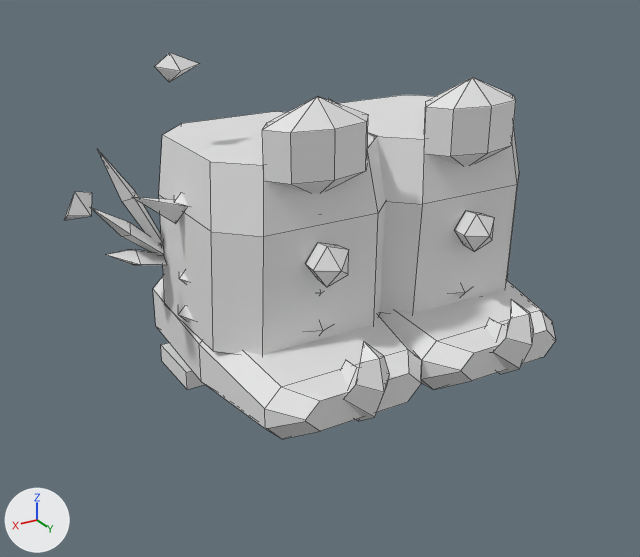
The FBX model roblox/art/armor/shoes_tier4_transcendent.fbx: old version first, new version second.
Rendered twice from a 50 mm lens placed at (2.77, 4.36, -1.13), pointed at (0.38, 0.37, -3.12). Every picture has the same lights, and +X, +Y and +Z are marked at lower left. The picture after the commit comes second. Mesh edges are drawn as thin lines. Where no turn or scale is listed for an object, it has been applied to the vertices.

The older version as bpy lines, for what is in view:
```python
ob_boot_l = bpy.data.objects.new('Boot_L', me_boot_l)
ob_boot_l.location = (-0.5, 0.0, -3.55)
ob_boot_l_trim = bpy.data.objects.new('Boot_L_Trim', me_boot_l_trim)
ob_boot_l_trim.location = (-0.5, 0.0, -3.55)
ob_boot_r = bpy.data.objects.new('Boot_R', me_boot_r)
ob_boot_r.location = (0.5, 0.0, -3.55)
ob_boot_r_trim = bpy.data.objects.new('Boot_R_Trim', me_boot_r_trim)
ob_boot_r_trim.location = (0.5, 0.0, -3.55)
ob_greave_l_glow = bpy.data.objects.new('Greave_L_Glow', me_greave_l_glow)
ob_greave_l_glow.location = (-0.5, 0.0, -2.8)
ob_greave_r = bpy.data.objects.new('Greave_R', me_greave_r)
ob_greave_r.location = (0.5, 0.0, -2.8)
ob_greave_r_glow = bpy.data.objects.new('Greave_R_Glow', me_greave_r_glow)
ob_greave_r_glow.location = (0.5, 0.0, -2.8)
ob_greave_r_grade = bpy.data.objects.new('Greave_R_Grade', me_greave_r_grade)
ob_greave_r_grade.location = (0.5, 0.0, -2.8)
ob_greave_r_trim = bpy.data.objects.new('Greave_R_Trim', me_greave_r_trim)
ob_greave_r_trim.location = (0.5, 0.0, -2.8)
# also in view: 'Greave_L' at (-0.5, 0.09, -2.72)
```
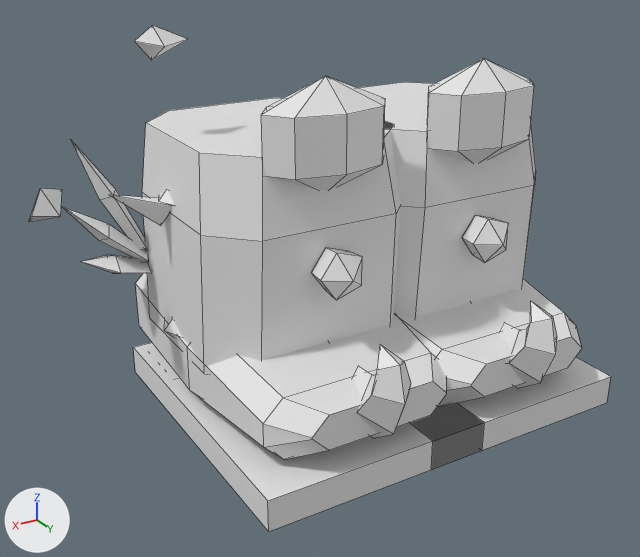
Pixel boxes (x1, y1, x2, y2) of what changed, in the pictures (640 x 557 px; the box of a moved part takes in the faces that stretch with it):
'Greave_R', rescaled (16% wider, 16% taller): before (64, 53, 385, 355); after (29, 25, 400, 374)
'Boot_R', reshaped: before (153, 277, 422, 439); after (133, 273, 446, 532)
'Greave_L', rescaled: before (337, 77, 519, 314); after (358, 59, 536, 318)
'Boot_L', reshaped: before (379, 281, 556, 390); after (395, 279, 611, 469)
'Greave_R_Grade', rescaled (11% wider, 10% taller): before (91, 150, 332, 334); after (63, 140, 330, 342)
'Boot_R_Trim', moved, rescaled (18% wider, 17% taller): before (341, 341, 390, 421); after (353, 344, 411, 438)
'Boot_L_Trim', moved, rescaled (18% wider, 17% taller): before (486, 300, 534, 374); after (500, 301, 557, 388)
'Greave_R_Glow', moved, rescaled (16% wider, 18% taller): before (305, 243, 349, 287); after (311, 248, 362, 300)
'Greave_L_Glow', moved, rescaled (15% wider, 20% taller): before (454, 211, 494, 251); after (462, 215, 508, 263)
'Greave_R_Trim', reshaped (mostly hidden): before (174, 192, 189, 283); after (159, 189, 174, 206)
part 2 of me_boot_l, moved or reshaped: before (379, 281, 556, 390); after (395, 279, 582, 407)
part 3 of me_boot_l, added: after (410, 357, 611, 469)
part 8 of me_boot_r, moved or reshaped: before (153, 277, 422, 439); after (135, 273, 446, 460)
part 9 of me_boot_r, added: after (133, 342, 433, 532)
part 10 of me_boot_r, deleted: before (161, 343, 205, 389)
part 11 of me_greave_r_trim, moved or reshaped (mostly hidden): before (174, 192, 188, 207); after (159, 189, 174, 206)
part 12 of me_greave_r_trim, deleted (mostly hidden): before (179, 272, 189, 283)

Patch to the scene script:
```diff
--- a/roblox/art/armor/shoes_tier4_transcendent.fbx.py
+++ b/roblox/art/armor/shoes_tier4_transcendent.fbx.py
@@ me_greave_r @@
-me_greave_r.from_pydata(...)  # 57 vertices, 60 faces; spans x -0.59..1.19, y -0.53..0.71, z -0.6..0.94
+me_greave_r.from_pydata(...)  # 57 vertices, 60 faces; spans x -0.68..1.37, y -0.61..0.82, z -0.69..1.08
+# me_greave_r part 5: the whole mesh is scaled about the mesh origin by 1.15
 me_greave_r.materials.append(mat_shoes_tier4_transcendent_greave_r)
@@ me_boot_l_trim @@
-me_boot_l_trim.from_pydata(...)  # 17 vertices, 17 faces; spans x -0.17..0.17, y 0.833..1.195, z -0.156..0.34
+me_boot_l_trim.from_pydata(...)  # 17 vertices, 17 faces; spans x -0.196..0.196, y 0.958..1.374, z -0.18..0.391
+# me_boot_l_trim part 4: the whole mesh is scaled about the mesh origin by 1.15
 me_boot_l_trim.materials.append(mat_shoes_tier4_transcendent_boot_l_trim)
@@ me_greave_l_glow @@
-me_greave_l_glow.from_pydata(...)  # 12 vertices, 15 faces; spans x -0.097..0.12, y 0.5..0.78, z -0.214..0.014
+me_greave_l_glow.from_pydata(...)  # 12 vertices, 15 faces; spans x -0.112..0.138, y 0.575..0.897, z -0.246..0.016
+# me_greave_l_glow part 6: the whole mesh is scaled about the mesh origin by 1.15
 me_greave_l_glow.materials.append(mat_shoes_tier4_transcendent_greave_l_glow)
@@ me_greave_r_trim @@
-me_greave_r_trim.from_pydata(...)  # 48 vertices, 36 faces; spans x -0.583..0.583, y -0.583..0.583, z -0.35..0.2
+me_greave_r_trim.from_pydata(...)  # 24 vertices, 18 faces; spans x -0.671..0.671, y -0.671..0.671, z 0.115..0.23
+# me_greave_r_trim part 11: the loose piece of 24 vertices spanning x -0.583..0.583, y -0.583..0.583, z 0.1..0.2 is scaled about the mesh origin by 1.15
+# me_greave_r_trim part 12: the loose piece of 24 vertices spanning x -0.583..0.583, y -0.583..0.583, z -0.35..-0.25 is deleted
 me_greave_r_trim.materials.append(mat_shoes_tier4_transcendent_greave_r_trim)
@@ me_boot_r_trim @@
-me_boot_r_trim.from_pydata(...)  # 17 vertices, 17 faces; spans x -0.17..0.17, y 0.833..1.195, z -0.156..0.34
+me_boot_r_trim.from_pydata(...)  # 17 vertices, 17 faces; spans x -0.196..0.196, y 0.958..1.374, z -0.18..0.391
+# me_boot_r_trim part 1: the whole mesh is scaled about the mesh origin by 1.15
 me_boot_r_trim.materials.append(mat_shoes_tier4_transcendent_boot_r_trim)
@@ me_greave_r_grade @@
-me_greave_r_grade.from_pydata(...)  # 55 vertices, 49 faces; spans x -0.6..0.93, y -0.6..0.6, z -0.57..0.36
+me_greave_r_grade.from_pydata(...)  # 55 vertices, 49 faces; spans x -0.7..1.07, y -0.7..0.7, z -0.66..0.42
+# me_greave_r_grade part 13: the whole mesh is scaled about the mesh origin by 1.15
 me_greave_r_grade.materials.append(mat_shoes_tier4_transcendent_greave_r_grade)
@@ me_boot_l @@
-me_boot_l.from_pydata(...)  # 40 vertices, 32 faces; spans x -0.57..0.57, y -0.55..1.03, z -0.35..0.27
+me_boot_l.from_pydata(...)  # 48 vertices, 38 faces; spans x -0.68..0.68, y -0.66..1.21, z -0.44..0.31
+# me_boot_l part 2: the loose piece of 32 vertices spanning x -0.57..0.57, y -0.55..1.03, z -0.22..0.27 is scaled about the mesh origin by 1.15
+# me_boot_l part 3: a new loose piece, a box spanning x -0.68..0.68, y -0.66..1.21, z -0.44..-0.25, in mat_shoes_tier4_transcendent_boot_l (white #e7e7e7)
+# other edits to the shape of me_boot_l do not show in these pictures
 me_boot_l.materials.append(mat_shoes_tier4_transcendent_boot_l)
@@ me_boot_r @@
-me_boot_r.from_pydata(...)  # 40 vertices, 32 faces; spans x -0.57..0.57, y -0.55..1.03, z -0.35..0.27
+me_boot_r.from_pydata(...)  # 48 vertices, 38 faces; spans x -0.68..0.68, y -0.66..1.21, z -0.44..0.31
+# me_boot_r part 8: the loose piece of 32 vertices spanning x -0.57..0.57, y -0.55..1.03, z -0.22..0.27 is scaled about the mesh origin by 1.15
+# me_boot_r part 9: a new loose piece, a box spanning x -0.68..0.68, y -0.66..1.21, z -0.44..-0.25, in mat_shoes_tier4_transcendent_boot_r (white #e7e7e7)
+# me_boot_r part 10: the loose piece of 8 vertices spanning x -0.53..0.53, y -0.55..-0.13, z -0.35..-0.23 is deleted
+# other edits to the shape of me_boot_r do not show in these pictures
 me_boot_r.materials.append(mat_shoes_tier4_transcendent_boot_r)
@@ me_greave_l @@
-me_greave_l.from_pydata(...)  # 42 vertices, 42 faces; spans x -0.56..0.56, y -0.53..0.713, z -0.6..0.76
+me_greave_l.from_pydata(...)  # 42 vertices, 42 faces; spans x -0.644..0.644, y -0.61..0.82, z -0.69..0.874
+# me_greave_l part 14: the whole mesh is scaled about the mesh origin by 1.15
 me_greave_l.materials.append(mat_shoes_tier4_transcendent_greave_l)
@@ me_greave_r_glow @@
-me_greave_r_glow.from_pydata(...)  # 12 vertices, 15 faces; spans x -0.097..0.12, y 0.5..0.78, z -0.214..0.014
+me_greave_r_glow.from_pydata(...)  # 12 vertices, 15 faces; spans x -0.112..0.138, y 0.575..0.897, z -0.246..0.016
+# me_greave_r_glow part 7: the whole mesh is scaled about the mesh origin by 1.15
 me_greave_r_glow.materials.append(mat_shoes_tier4_transcendent_greave_r_glow)
```
